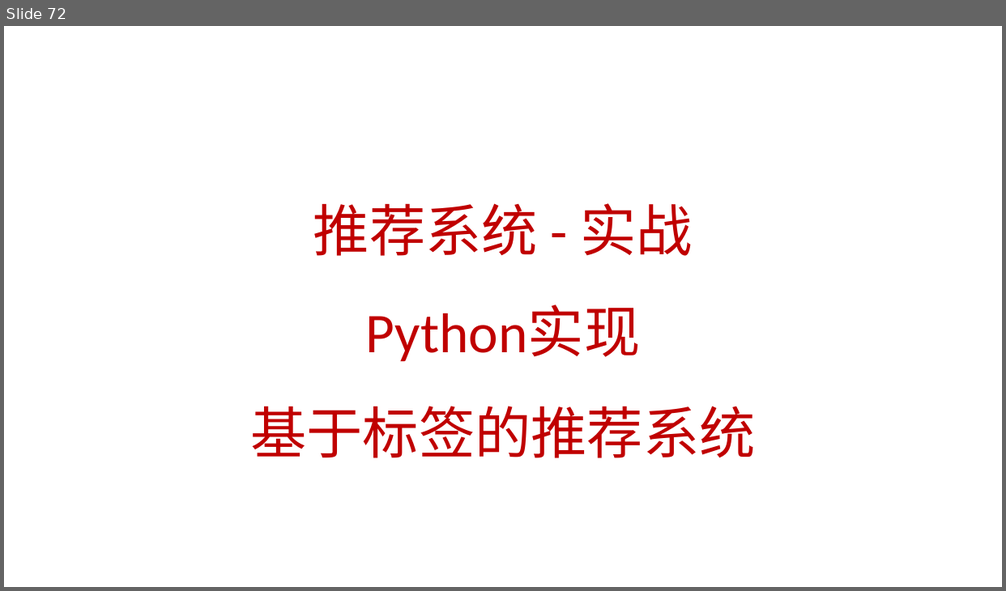
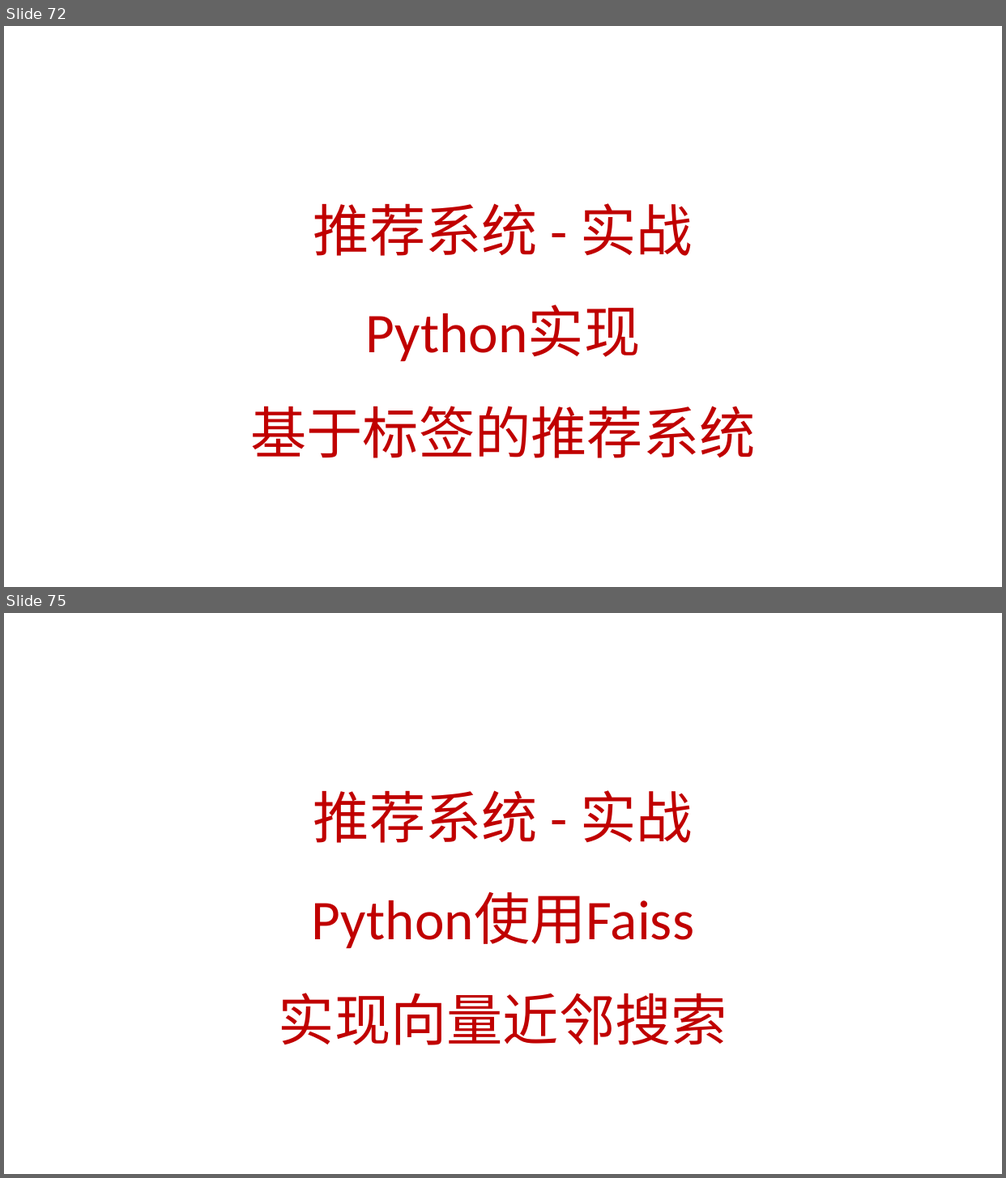
Before and after one commit to peiss/ant-learn-recsys, a slide deck: 推荐系统系列.pptx. Shown one above the other, each under a label of ours: slide 72 before the commit, slides 72 and 75 after it; the slides between them are not shown. The pictures are 1006x591 and 1006x1178 pixels, drawn with LibreOffice and Linux fonts; fonts in the diff are those of the drawing. Boxes give left, top, right and bottom in pixels: in the first picture for what was removed or moved away, otherwise in the second. Text is boxed around its words. In the diff, an @@ line names an element or a change of style, - is before the commit and + after.

```diff
--- a/推荐系统系列.pptx
+++ b/推荐系统系列.pptx
@@ slide 75 added at (x1=4, y1=613, x2=1002, y2=1174), background #FFFFFF @@
@@ title added at (x1=279, y1=790, x2=727, y2=1046), 54 pt, text #C00000 @@
+推荐系统 - 实战
+Python使用Faiss
+实现向量近邻搜索
```
Also in this commit, not shown: 1 slide changed, 1 other slide added.
